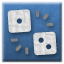
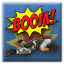
Comparing the layer stacks of the two 64x64 images. Changes:
added group "boombody" with 4 layers above "magneto-stick" over 4, 5, 59, 57
added layer "comic-gf283444af_1280" in group "boombody" over 4, 5, 59, 39
added layer "Ebene 58" in group "boombody" over 5, 37, 59, 57
added layer "Ebene 59" (79%) in group "boombody" over 14, 17, 53, 49
added layer "Ebene 59 Kopie" (79%) in group "boombody" over 5, 16, 58, 49
hid group "randomat" (2 layers) over 7, 8, 58, 57
